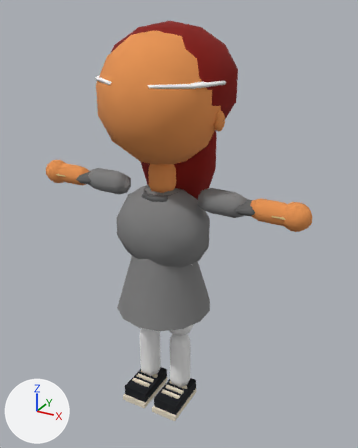
The glTF model public/v2/models/kid_diva.glb as it was, and as the next commit left it.
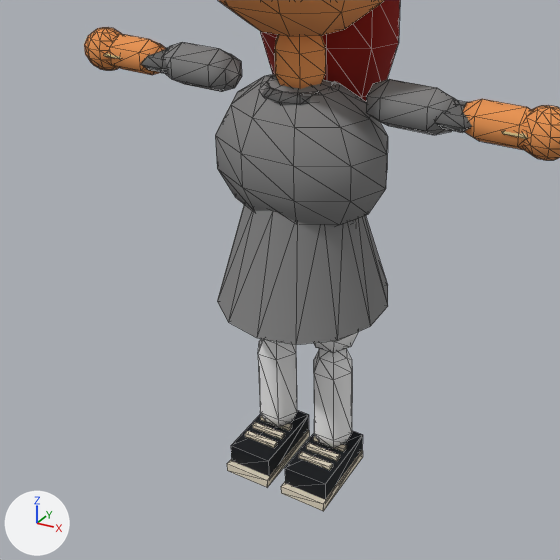
Each version is shown whole from a 50 mm camera at (2.41, -4.04, 4.17) aimed at (0.1, 0.17, 2.07), then close up on the part from 0% to 85% of the width and 32% to 100% of the height. The axes (+X, +Y, +Z) are drawn at lower left. The lights are the same throughout. The first two pictures are the older version. The close-ups show mesh edges as thin lines. Objects named as collision shapes, trigger or cutter boxes, shadow casters or lower levels of detail are left out. Vertices at exactly the same position are counted once.

Objects in the first close-up: 'kid_diva_LOD0'.
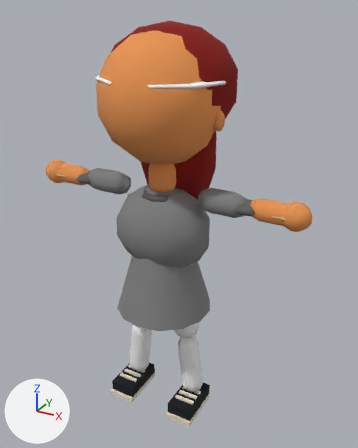
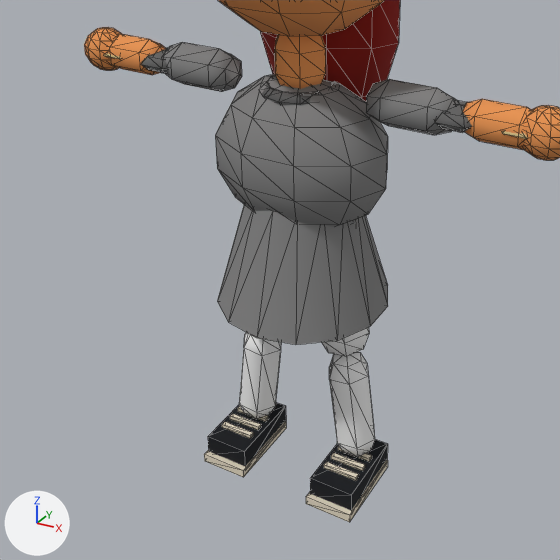
Where the change shows, as pixel boxes [x1, y1, x2, y2] in the close-ups (560 x 560 px; the box of a moved part takes in the faces that stretch with it):
'kid_diva_LOD0', reshaped
    before: [84, 0, 560, 511]
    after: [84, 0, 560, 522]
part 1 of me_kid_diva_lod0, moved or reshaped
    before: [258, 339, 297, 427]
    after: [239, 332, 281, 419]
part 2 of me_kid_diva_lod0, moved or reshaped
    before: [314, 332, 358, 448]
    after: [322, 327, 375, 457]
part 3 of me_kid_diva_lod0, moved or reshaped
    before: [231, 410, 309, 476]
    after: [208, 403, 286, 466]
part 4 of me_kid_diva_lod0, moved or reshaped
    before: [227, 430, 309, 487]
    after: [204, 421, 286, 477]
part 5 of me_kid_diva_lod0, moved or reshaped
    before: [260, 416, 292, 431]
    after: [238, 406, 269, 422]
part 6 of me_kid_diva_lod0, moved or reshaped
    before: [253, 422, 285, 439]
    after: [230, 414, 261, 430]
part 7 of me_kid_diva_lod0, moved or reshaped
    before: [245, 431, 277, 448]
    after: [222, 422, 253, 439]
part 8 of me_kid_diva_lod0, moved or reshaped
    before: [285, 431, 363, 499]
    after: [310, 439, 388, 510]
part 9 of me_kid_diva_lod0, moved or reshaped
    before: [281, 450, 363, 511]
    after: [306, 460, 388, 522]
part 10 of me_kid_diva_lod0, moved or reshaped
    before: [313, 436, 346, 452]
    after: [338, 446, 372, 462]
part 11 of me_kid_diva_lod0, moved or reshaped
    before: [306, 443, 340, 461]
    after: [331, 453, 365, 471]
part 12 of me_kid_diva_lod0, moved or reshaped
    before: [299, 452, 333, 470]
    after: [324, 462, 359, 481]

Edits to the bpy script that builds the scene:
```text
Change me_kid_diva_lod0:
    where me_kid_diva_lod0.from_pydata(...)  # 1328 vertices, 2134 faces; spans x -1.51..1.51, y -0.54..0.7, z -0.06..4.05
    used by ob_kid_diva_lod0; location = (0.0, 0.0, 0.0)
    me_kid_diva_lod0 part 1: the loose piece of 67 vertices spanning x -0.37..-0.03, y -0.15..0.15, z 0.1..1.6 is turned 6.7 degrees about the y axis through its middle and scaled by 1.01, then moved by (-0.09, 0.0, 0.0)
    me_kid_diva_lod0 part 2: the loose piece of 67 vertices spanning x 0.03..0.37, y -0.15..0.15, z 0.1..1.6 is turned -6.7 degrees about the y axis through its middle and scaled by 1.01, then moved by (0.09, 0.0, 0.0)
    me_kid_diva_lod0 part 3: the loose piece of 8 vertices spanning x -0.34..-0.06, y -0.35..0.14, z -0.04..0.11 is moved by (-0.18, 0.0, 0.0)
    me_kid_diva_lod0 part 4: the loose piece of 8 vertices spanning x -0.35..-0.05, y -0.39..0.13, z -0.06..-0.01 is moved by (-0.18, 0.0, 0.0)
    me_kid_diva_lod0 part 5: the loose piece of 8 vertices spanning x -0.31..-0.09, y -0.06..-0.02, z 0.11..0.14 is moved by (-0.18, 0.0, 0.0)
    me_kid_diva_lod0 part 6: the loose piece of 8 vertices spanning x -0.31..-0.09, y -0.15..-0.11, z 0.11..0.14 is moved by (-0.18, 0.0, 0.0)
    me_kid_diva_lod0 part 7: the loose piece of 8 vertices spanning x -0.31..-0.09, y -0.24..-0.2, z 0.11..0.14 is moved by (-0.18, 0.0, 0.0)
    me_kid_diva_lod0 part 8: the loose piece of 8 vertices spanning x 0.06..0.34, y -0.35..0.14, z -0.04..0.11 is moved by (0.18, 0.0, 0.0)
    me_kid_diva_lod0 part 9: the loose piece of 8 vertices spanning x 0.05..0.35, y -0.39..0.13, z -0.06..-0.01 is moved by (0.18, 0.0, 0.0)
    me_kid_diva_lod0 part 10: the loose piece of 8 vertices spanning x 0.09..0.31, y -0.06..-0.02, z 0.11..0.14 is moved by (0.18, 0.0, 0.0)
    me_kid_diva_lod0 part 11: the loose piece of 8 vertices spanning x 0.09..0.31, y -0.15..-0.11, z 0.11..0.14 is moved by (0.18, 0.0, 0.0)
    me_kid_diva_lod0 part 12: the loose piece of 8 vertices spanning x 0.09..0.31, y -0.24..-0.2, z 0.11..0.14 is moved by (0.18, 0.0, 0.0)
```
